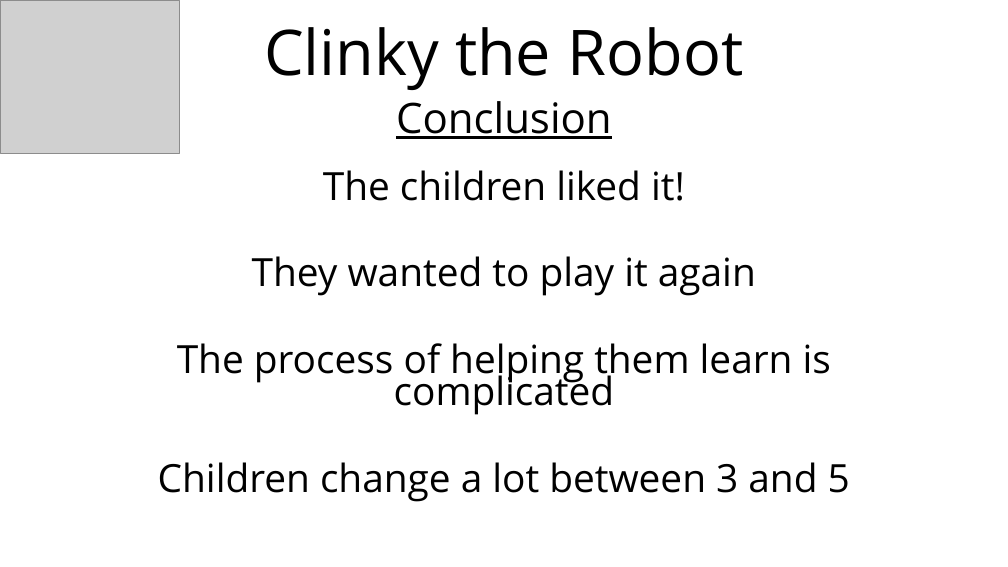
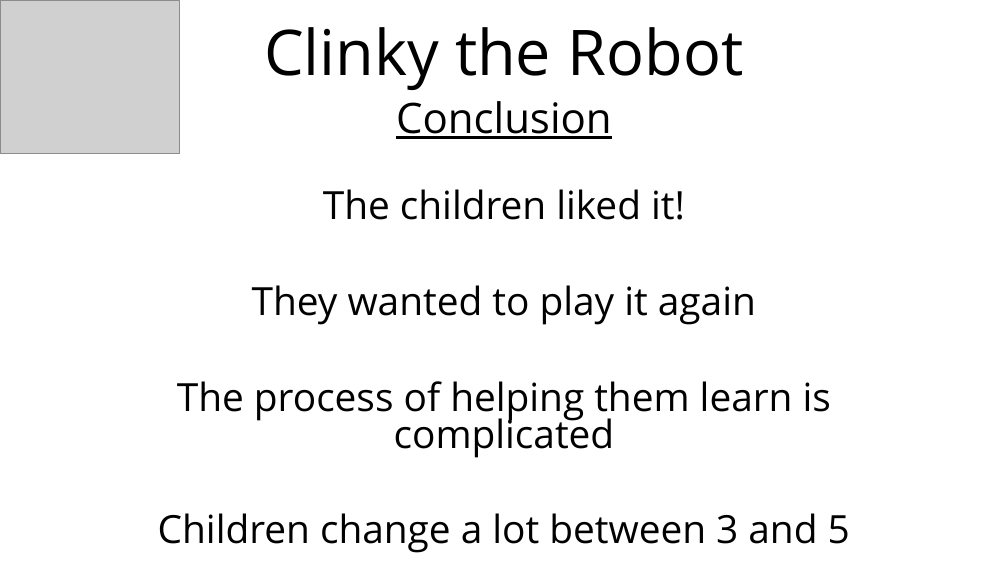
Before and after one commit to heypano/Capstone, a slide deck: slide 20 of HCIM Capstone Project.pptx. Drawn at 1008x567 pixels with LibreOffice and Linux fonts; fonts in the diff are those of the drawing; grey boxes stand for pictures. Boxes give left, top, right and bottom in pixels: in the first picture for what was removed or moved away, otherwise in the second. Text is boxed around its words. In the diff, an @@ line names an element or a change of style, - is before the commit and + after.

```diff
--- a/HCIM Capstone Project.pptx
+++ b/HCIM Capstone Project.pptx
@@ text "The children liked it!": place and size @@
-text "The children liked it!" at bbox=[158, 170, 850, 502]
+text "The children liked it!" at bbox=[158, 189, 850, 553]
@@ text "The children liked it!" at bbox=[158, 189, 850, 553]: line spacing 0.7 to 0.8 @@
```
Also in this commit, not shown: 12 other slides changed.
